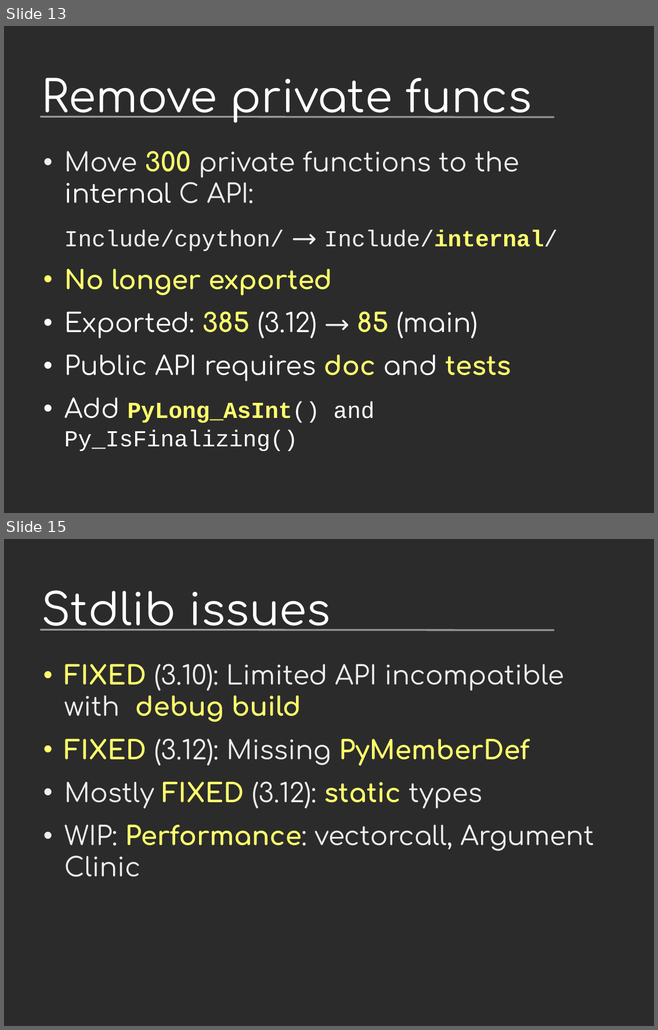
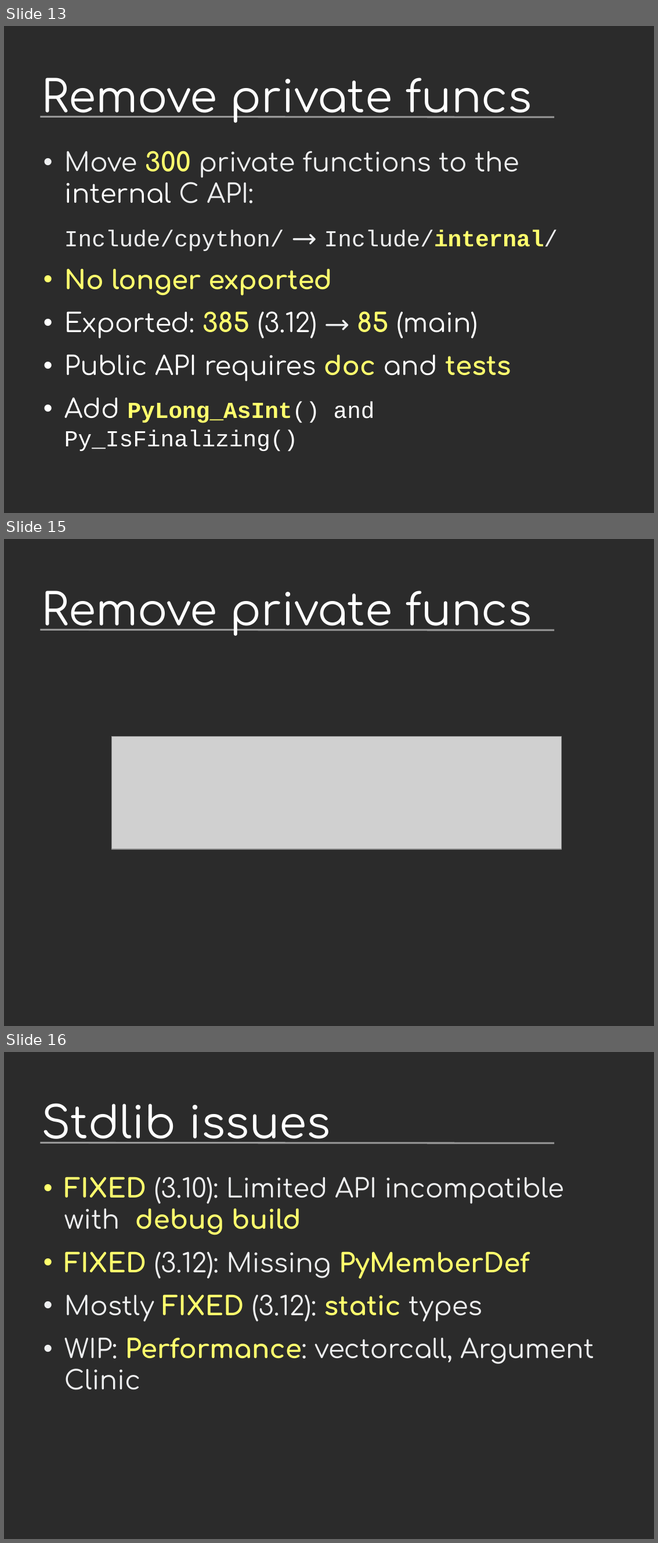
Before and after one commit to vstinner/talks, a slide deck: 2023-CoreDevSprint-Brno/c-api.odp. Shown one above the other, each under a label of ours: slides 13 and 15 before the commit, slides 13, 15 and 16 after it; the slides between them are not shown. The pictures are 658x1030 and 658x1543 pixels, drawn with LibreOffice and Linux fonts; fonts in the diff are those of the drawing; grey boxes stand for pictures; background and template pictures are left out; a plain dark background stands for a picture behind light text. Boxes give left, top, right and bottom in pixels: in the first picture for what was removed or moved away, otherwise in the second. Text is boxed around its words. In the diff, an @@ line names an element or a change of style, - is before the commit and + after.

```diff
--- a/2023-CoreDevSprint-Brno/c-api.odp
+++ b/2023-CoreDevSprint-Brno/c-api.odp
@@ slide 15 added at (4,539,654,1026), background picture (left out); not listed: 1 template element that a slide beside it also shows @@
@@ title added at (41,591,532,636), 54 pt, text #FFFFFF @@
+Remove private funcs
@@ picture added at (111,736,561,850) @@
@@ what was slide 15 is now slide 16 @@
```
Also in this commit, not shown: 6 slides changed, 4 other slides added, 1 other file.
